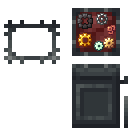
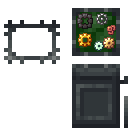
Two versions of the same layered image (128x128). Layer-by-layer changes:
pixels changed over left=76, top=12, right=116, bottom=52 (layer not identified)
